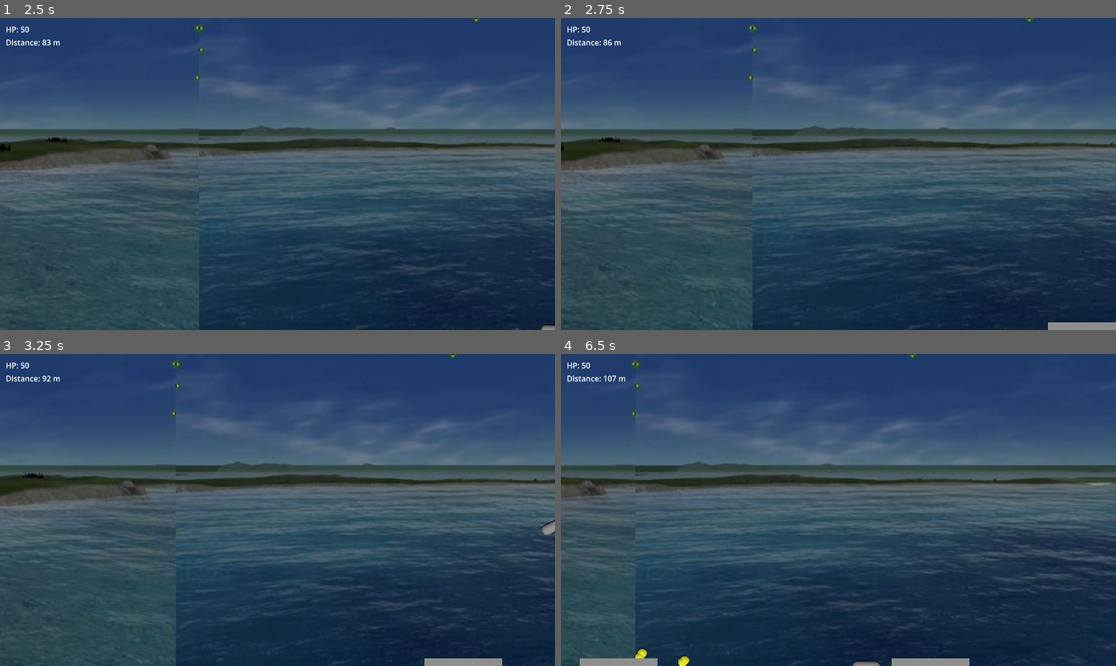
Above: before the commit, frames 1-4 (two rows, left to right).
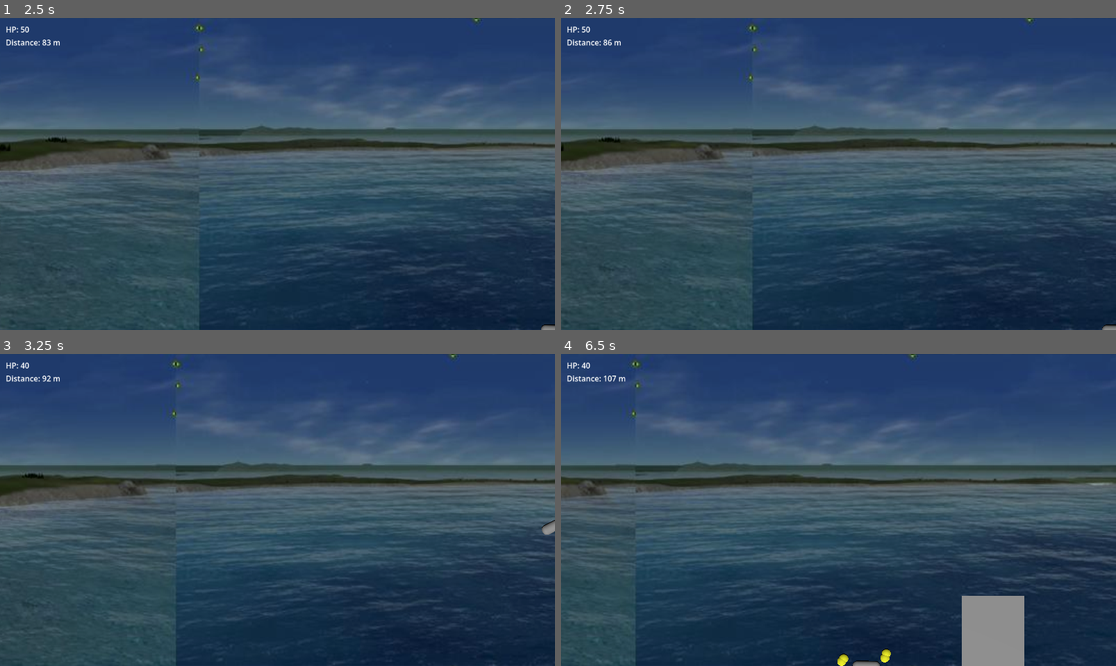
Above: after the commit, the same moments.

Repository: Unrealf1/SupremeComGame
Game: Godot game, scene res://scenes/Main.tscn
Same seed, same stepped clock (60 frames per second), same inputs: the game is played once before the commit and once after it.
Inputs:
- Up to frame 1 (2.5 s): hold Right (ui_right) 0.53-1.28 s; hold Down (ui_down) 1.28-2.03 s; hold Right (ui_right) from 2.03 s (still down)
- Up to frame 2 (2.75 s): keep holding Right (ui_right)
- Up to frame 3 (3.25 s): release Right (ui_right) at 2.78 s; hold Up (ui_up) from 2.78 s (still down)
- Up to frame 4 (6.5 s): release Up (ui_up) at 3.53 s; hold Left (ui_left) 3.53-5.03 s; hold Down (ui_down) 5.03-5.78 s; hold Right (ui_right) from 5.78 s (still down)

Frame 1 is identical in both runs. In frame 2, 0.3% of the frame differs, in the area x 87-100%, y 97-100%; in frame 3, 0.4%; in frame 4, 3.4%, in the area x 3-84%, y 2-100%.

Commit message:
Turret & spawn tweaks

Diff:
--- a/supreme-game/scenes/Turret.tscn
+++ b/supreme-game/scenes/Turret.tscn
@@ -1,17 +1,23 @@
-[gd_scene format=3 uid="uid://8n6msw25crgy"]
+[gd_scene load_steps=4 format=3 uid="uid://8n6msw25crgy"]
 
 [ext_resource type="Script" uid="uid://b0gqtf3h8nkn2" path="res://scripts/Turret.gd" id="1"]
 [ext_resource type="PackedScene" uid="uid://l8lv6m6bt716" path="res://scenes/Bullet.tscn" id="2"]
 
 [sub_resource type="BoxMesh" id="1"]
 
-[node name="Turret" type="Node3D" unique_id=505160729]
+[sub_resource type="BoxShape3D" id="2"]
+size = Vector3(1.99, 2.505, 1.99)
+
+[node name="Turret" type="Area3D" unique_id=505160729]
 script = ExtResource("1")
 bullet_scene = ExtResource("2")
 
 [node name="Mesh" type="MeshInstance3D" parent="." unique_id=1783472913]
-transform = Transform3D(2.5, 0, 0, 0, 2.5, 0, 0, 0, 2.5, 0, 0, 0)
+transform = Transform3D(1.99, 0, 0, 0, 2.505, 0, 0, 0, 1.99, 0, 0, 0)
 mesh = SubResource("1")
 
 [node name="FireTimer" type="Timer" parent="." unique_id=1170923848]
 wait_time = 1.2
+
+[node name="Collision" type="CollisionShape3D" parent="." unique_id=713127580]
+shape = SubResource("2")
--- a/supreme-game/scripts/Spawner.gd
+++ b/supreme-game/scripts/Spawner.gd
@@ -2,24 +2,26 @@
 
 @export var obstacle_scene: PackedScene
 @export var turret_scene: PackedScene
-@export var spawn_interval := 2.5
+@export var spawn_interval_seconds := Vector2(2.0, 3.0)
 @export var spawn_margin := 1.0
 @export_range(0.0, 1.0) var turret_spawn_chance := 0.8
 
 var screenHalfExtents : Vector2
+var nextSpawnAtMsec : float
 
 
 func _ready() -> void:
   randomize()
   screenHalfExtents = ScreenBounds.get_half_extents(get_viewport())
-  var timer := $Timer
-  timer.wait_time = spawn_interval
-  timer.timeout.connect(_spawn_obstacle)
-  timer.start()
+  nextSpawnAtMsec = Time.get_ticks_msec() + spawn_interval_seconds.y * 1000.0
 
 
 func _process(_delta: float) -> void:
   _update_screen_bounds()
+  var curTime = Time.get_ticks_msec()
+  if nextSpawnAtMsec <= curTime:
+    _spawn_obstacle()
+    nextSpawnAtMsec = curTime + randf_range(spawn_interval_seconds.x, spawn_interval_seconds.y) * 1000.0
 
 
 func _update_screen_bounds() -> void:
@@ -39,7 +41,7 @@
   add_child(spawned)
 
   if should_spawn_turret:
-    spawned.global_position = Vector3(screenHalfExtents.x, -screenHalfExtents.y - spawn_margin, 0.0)
+    spawned.global_position = Vector3(screenHalfExtents.x + spawn_margin, -screenHalfExtents.y + spawn_margin, 0.0)
     spawned.screen_half_extents = screenHalfExtents
   else:
     # spawning moving obstacle
--- a/supreme-game/scripts/Turret.gd
+++ b/supreme-game/scripts/Turret.gd
@@ -1,9 +1,10 @@
-extends Node3D
+extends Area3D
 
 @export var bullet_scene: PackedScene
 @export var fire_interval := 1.0
 @export var bullet_speed := 18.0
 @export var bullet_damage := 5
+@export var collision_damage := 10
 @export var screen_half_extents := Vector2(16.0, 9.0)
 @export var despawn_margin := 3.0
 @export var muzzle_side_offset := 0.7
@@ -12,6 +13,7 @@
 @onready var timer: Timer = $FireTimer
 
 func _ready() -> void:
+  area_entered.connect(_on_area_entered)
   timer.wait_time = fire_interval
   timer.timeout.connect(_fire)
   timer.start()
@@ -61,3 +63,9 @@
   bullet.speed = bullet_speed
   bullet.damage = bullet_damage
   bullet.screen_half_extents = screen_half_extents
+
+func _on_area_entered(area: Area3D) -> void:
+  var other_owner := area.get_parent()
+  if other_owner and other_owner.has_method("apply_damage"):
+    other_owner.apply_damage(collision_damage)
+    queue_free()
